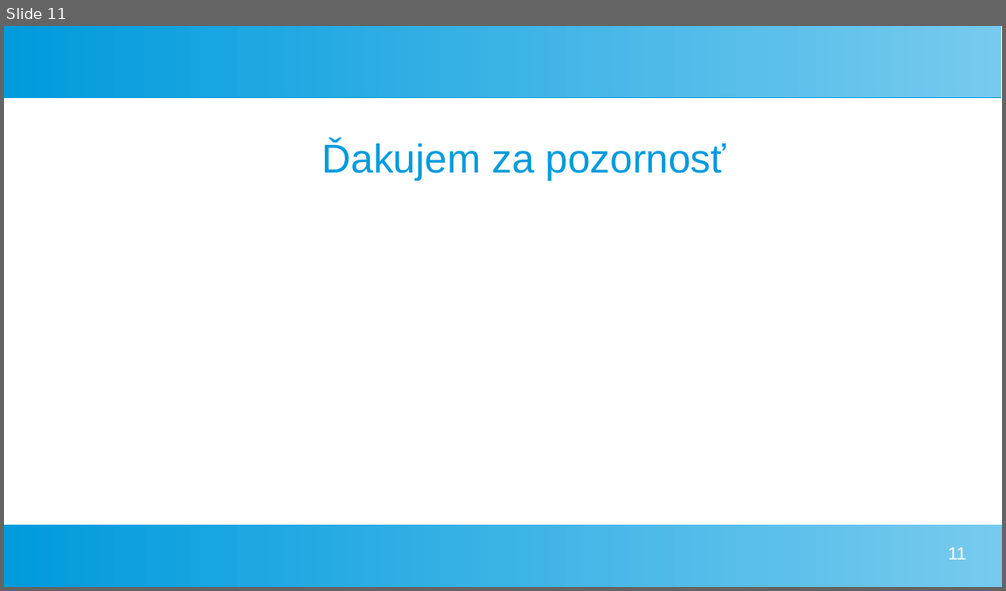
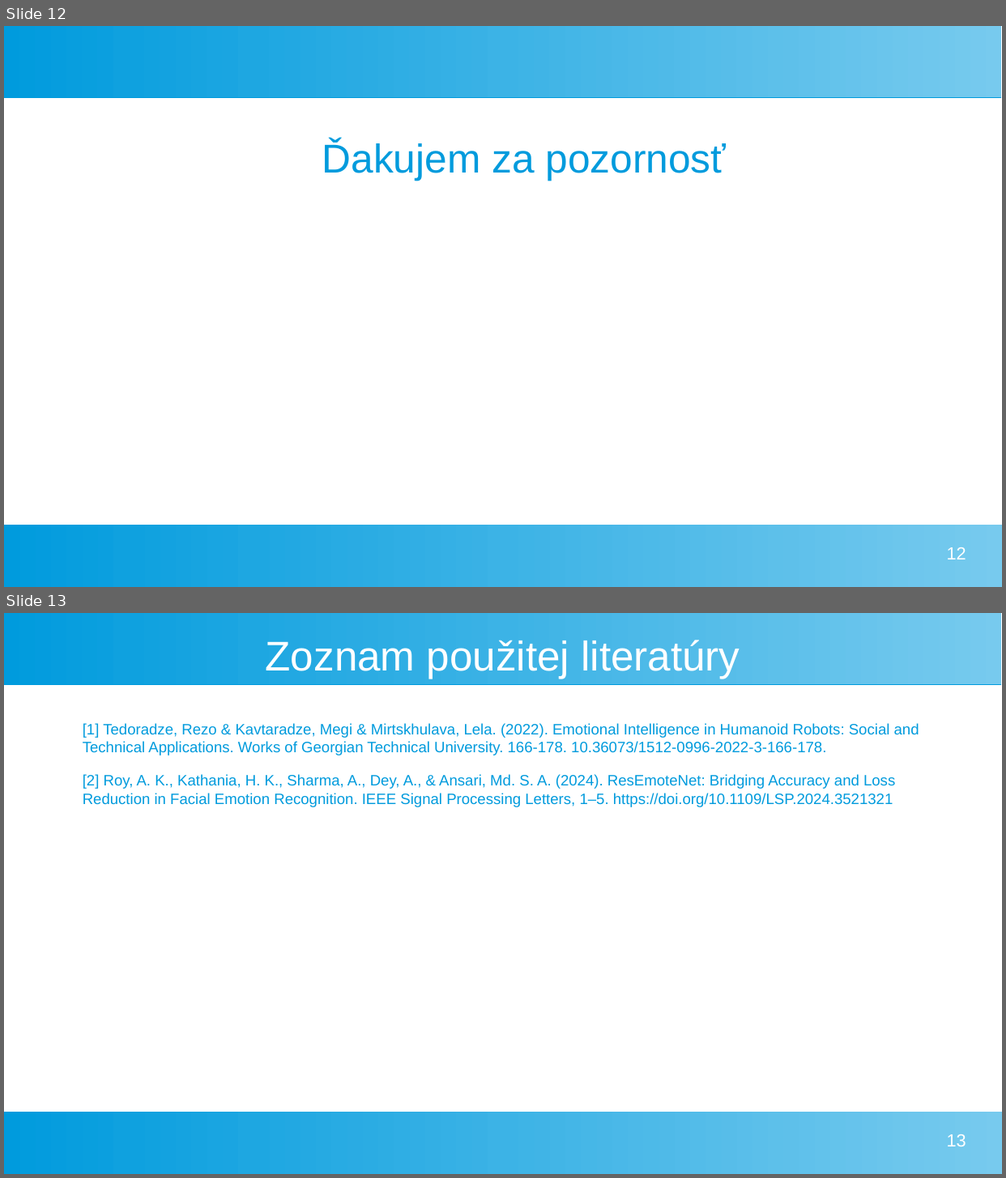
Before and after one commit to KocurMaros/master_thesis_practical, a slide deck: presentation.odp. Shown one above the other, each under a label of ours: slide 11 before the commit, slides 12 and 13 after it. The pictures are 1006x591 and 1006x1178 pixels, drawn with LibreOffice and Linux fonts; fonts in the diff are those of the drawing. Boxes give left, top, right and bottom in pixels: in the first picture for what was removed or moved away, otherwise in the second. Text is boxed around its words. In the diff, an @@ line names an element or a change of style, - is before the commit and + after.

```diff
--- a/presentation.odp
+++ b/presentation.odp
@@ slide 13 added at [4,613,1002,1174], background #FFFFFF; not listed: 2 template elements that a slide beside it also shows @@
@@ title added at [266,640,739,679], 33 pt, text #FFFFFF @@
+Zoznam použitej literatúry
@@ text added at [83,723,919,807], 12 pt, text #009BDD @@
+[1] Tedoradze, Rezo & Kavtaradze, Megi & Mirtskhulava, Lela. (2022). Emotional Intelligence in Humanoid Robots: Social and Technical Applications. Works of Georgian Technical University. 166-178. 10.36073/1512-0996-2022-3-166-178.
+[2] Roy, A. K., Kathania, H. K., Sharma, A., Dey, A., & Ansari, Md. S. A. (2024). ResEmoteNet: Bridging Accuracy and Loss Reduction in Facial Emotion Recognition. IEEE Signal Processing Letters, 1–5. https://doi.org/10.1109/LSP.2024.3521321
@@ page number added at [947,1135,966,1147], 14 pt, text #FFFFFF @@
+13
@@ what was slide 11 is now slide 12 @@
@@ page number at [947,548,966,560]: text changed @@
-11
+12
```
Also in this commit, not shown: 4 slides changed, 1 other slide added, 4 other files.
